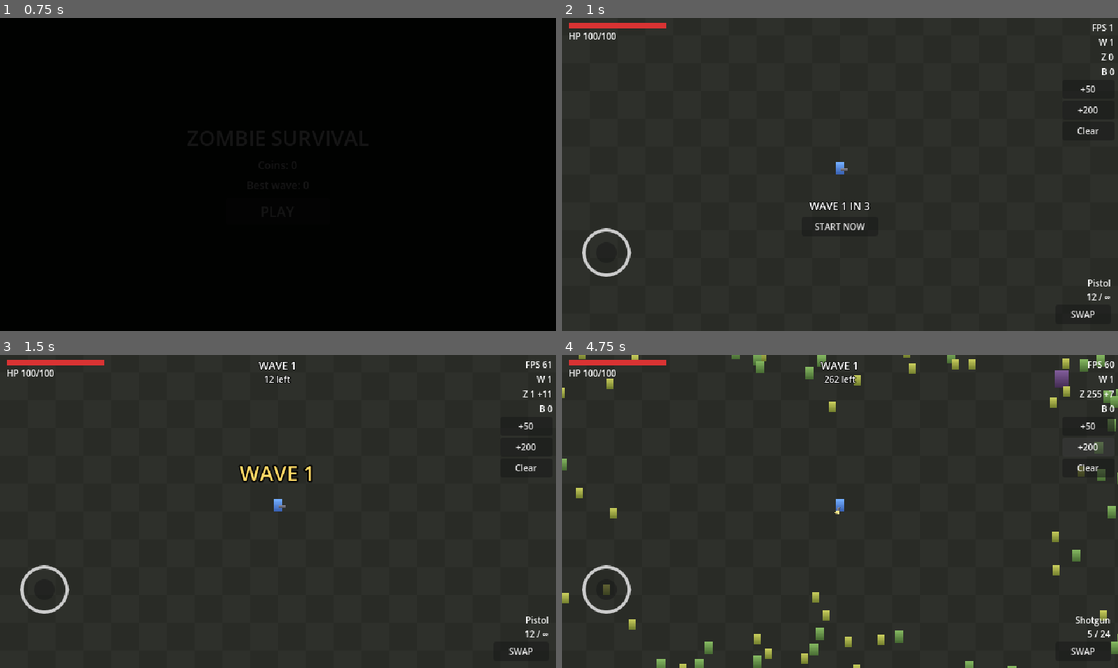
Above: before the commit, frames 1-4 (two rows, left to right).
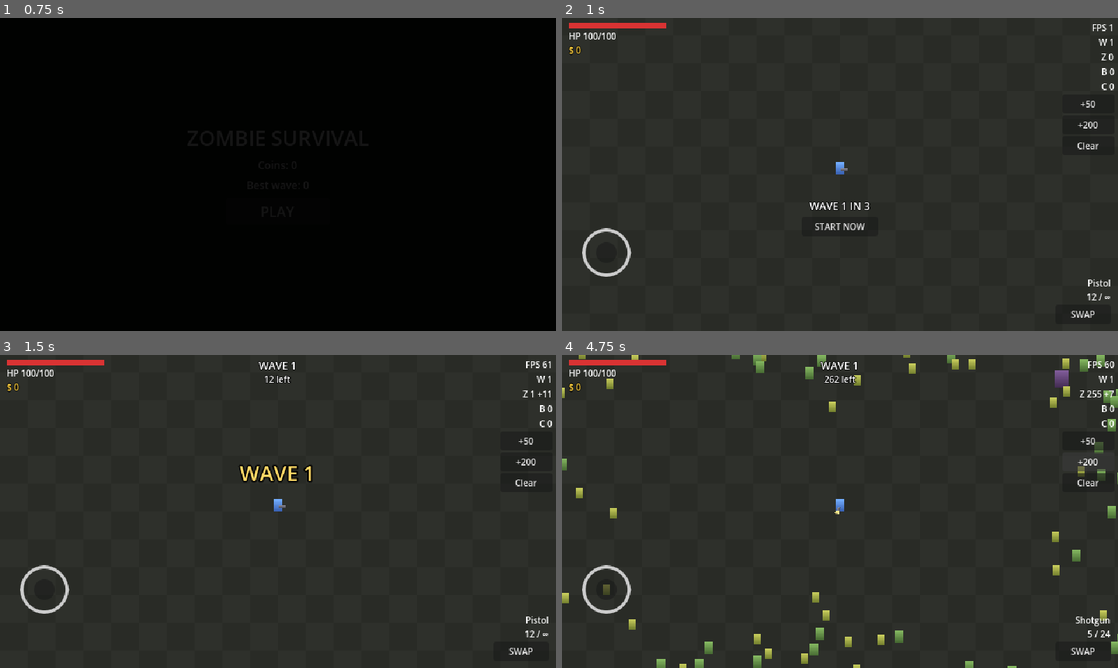
Above: after the commit, the same moments.

Repository: Tin542/ZombieSurvivalGame
Game: Godot game, scene res://scenes/main_menu/main_menu.tscn
Same seed, same stepped clock (60 frames per second), same inputs: the game is played once before the commit and once after it.
Inputs:
- Up to frame 1 (0.75 s): click "PLAY" at 0.5 s
- Up to frame 2 (1 s): no input
- Up to frame 3 (1.5 s): click "START NOW" at 1.25 s
- Up to frame 4 (4.75 s): click "SWAP" at 2 s; click "+50" at 2.75 s; click "+200" at 3.5 s; hold D (move_right) from 4.28 s (still down); hold Q (switch_weapon) from 4.28 s (still down)

Frame 1 is identical in both runs. In frame 2, 0.3% of the frame differs, in the area x 1-100%, y 8-42%; in frame 3, 0.3%; in frame 4, 0.4%.

Commit message:
[Phase 9] - Coin + Money

Diff:
--- /dev/null
+++ b/scenes/pickups/coin_manager.gd
@@ -0,0 +1,143 @@
+class_name CoinManager
+extends Node2D
+## Coin drops, simulated over packed arrays and drawn in a single _draw call
+## (no node per coin). Coins rest where they dropped until the target comes
+## within magnet_radius, then home in with growing speed and are collected.
+## Collected value leaves as the `collected` signal; this node never touches
+## run state. Keep this node at the origin, like ZombieManager.
+
+## Coins picked up this tick, summed.
+signal collected(amount: int)
+
+## Drops worth at least this are drawn as a bigger coin.
+const BIG_VALUE := 5
+const BOB_SPEED := 5.0
+const OUTLINE := Color(0.25, 0.15, 0.0)
+
+@export var max_coins: int = 512
+## Shop upgrade hook: distance at which resting coins start homing.
+@export var magnet_radius: float = 40.0
+@export var pickup_radius: float = 6.0
+@export var home_speed: float = 60.0
+@export var home_accel: float = 500.0
+## Drops land up to this far from the kill so piles don't stack on one pixel.
+@export var drop_scatter: float = 4.0
+@export var color := Color(1.0, 0.8, 0.2)
+@export var big_color := Color(1.0, 0.95, 0.55)
+
+## What coins home in on. Null = coins stay put and nothing is collected.
+var target: Node2D
+
+var _bounds: Rect2
+var _count := 0
+var _pos := PackedVector2Array()
+var _value := PackedInt32Array()
+## 0 while resting, otherwise current homing speed.
+var _speed := PackedFloat32Array()
+var _time := 0.0
+var _drawn_count := 0
+var _rng := RandomNumberGenerator.new()
+
+
+func setup(bounds: Rect2) -> void:
+	_bounds = bounds
+	_pos.resize(max_coins)
+	_value.resize(max_coins)
+	_speed.resize(max_coins)
+
+
+## Drops a coin worth `value` at `world_position`. When the pool is full the
+## value is awarded at once instead, so money is never lost.
+func spawn(world_position: Vector2, value: int) -> void:
+	if value <= 0:
+		return
+	if _count >= max_coins:
+		collected.emit(value)
+		return
+	var i := _count
+	_count += 1
+	var at := to_local(world_position) + Vector2(
+		_rng.randf_range(-drop_scatter, drop_scatter),
+		_rng.randf_range(-drop_scatter, drop_scatter))
+	_pos[i] = at.clamp(_bounds.position, _bounds.end)
+	_value[i] = value
+	_speed[i] = 0.0
+
+
+## Sends every coin on the ground to the target (e.g. when a wave is cleared).
+func collect_all() -> void:
+	for i in _count:
+		if _speed[i] == 0.0:
+			_speed[i] = home_speed
+
+
+func active_count() -> int:
+	return _count
+
+
+func clear() -> void:
+	_count = 0
+	queue_redraw()
+
+
+func _physics_process(delta: float) -> void:
+	_time += delta
+	if _count == 0:
+		if _drawn_count > 0:
+			queue_redraw()
+		return
+	queue_redraw()
+	if target == null:
+		return
+
+	var target_pos := to_local(target.global_position)
+	var magnet_sq := magnet_radius * magnet_radius
+	var pickup_sq := pickup_radius * pickup_radius
+	var total := 0
+	var i := 0
+	while i < _count:
+		var p := _pos[i]
+		var d2 := p.distance_squared_to(target_pos)
+		var speed := _speed[i]
+		if speed == 0.0 and d2 <= magnet_sq:
+			speed = home_speed
+		if speed > 0.0:
+			speed += home_accel * delta
+			_speed[i] = speed
+			var dist := sqrt(d2)
+			var step := speed * delta
+			if dist > step + pickup_radius:
+				_pos[i] = p + (target_pos - p) * (step / dist)
+				i += 1
+				continue
+		elif d2 > pickup_sq:
+			i += 1
+			continue
+		total += _value[i]
+		_remove_at(i)
+
+	if total > 0:
+		collected.emit(total)
+
+
+func _draw() -> void:
+	_drawn_count = _count
+	for i in _count:
+		var big := _value[i] >= BIG_VALUE
+		var size := 4.0 if big else 3.0
+		# Resting coins bob a pixel; homing ones fly straight.
+		var bob := 0.0
+		if _speed[i] == 0.0:
+			bob = roundf(sin(_time * BOB_SPEED + float(i)) * 0.5 - 0.5)
+		var top_left := (_pos[i] + Vector2(-size * 0.5, -size - 1.0 + bob)).round()
+		draw_rect(Rect2(top_left - Vector2.ONE, Vector2(size + 2.0, size + 2.0)), OUTLINE)
+		draw_rect(Rect2(top_left, Vector2(size, size)), big_color if big else color)
+
+
+func _remove_at(i: int) -> void:
+	var last := _count - 1
+	if i != last:
+		_pos[i] = _pos[last]
+		_value[i] = _value[last]
+		_speed[i] = _speed[last]
+	_count = last
--- a/scenes/run/run.gd
+++ b/scenes/run/run.gd
@@ -5,7 +5,8 @@
 ## Physics order within a tick (process_physics_priority): WaveDirector (-30)
 ## advances the wave loop, Spawner (-20) adds zombies, Zombies (-10) move and
 ## rebuild the grid, then Player and its components (0) aim and fire, then
-## Projectiles (10) resolve hits against fresh positions.
+## Projectiles (10) resolve hits against fresh positions, then Coins (20)
+## home in on the player and get collected.
 
 ## Debug overlay bursts use at least this wave, so every zombie type shows up.
 const DEBUG_BURST_MIN_WAVE := 10
@@ -27,6 +28,7 @@
 @onready var _spawner: ZombieSpawner = $Spawner
 @onready var _player: Player = $World/Player
 @onready var _projectiles: ProjectileManager = $Projectiles
+@onready var _coins: CoinManager = $Coins
 @onready var _hud: Hud = $HUD
 @onready var _game_over: GameOverScreen = $GameOver
 
@@ -60,6 +62,12 @@
 	_projectiles.setup(bounds)
 	_projectiles.zombies = _zombies
 
+	_coins.setup(bounds)
+	_coins.target = _player
+	_coins.collected.connect(state.add_coins)
+	state.coins_changed.connect(_hud.set_coins)
+	_hud.set_coins(state.coins)
+
 	var weapons := _player.weapons
 	_player.aim.zombies = _zombies
 	weapons.projectile_requested.connect(_projectiles.spawn)
@@ -91,6 +99,7 @@
 	overlay.spawner = _spawner
 	overlay.run_state = state
 	overlay.projectiles = _projectiles
+	overlay.coins = _coins
 	overlay.spawn_requested.connect(_debug_spawn)
 	overlay.clear_requested.connect(_zombies.clear)
 
@@ -108,13 +117,18 @@
 
 func _on_wave_cleared(_wave: int) -> void:
 	_hud.show_banner("WAVE CLEARED")
+	_coins.collect_all()
 
 
-func _on_zombie_killed(_position: Vector2, _def: ZombieDef) -> void:
+## `position` is in ZombieManager space, which matches world space (both at the origin).
+func _on_zombie_killed(position: Vector2, def: ZombieDef) -> void:
 	state.kills += 1
+	_coins.spawn(_zombies.to_global(position), def.coin_value)
 
 
 func _on_player_died() -> void:
+	# Coins still on the ground are lost; none can be collected after banking.
+	_coins.target = null
 	_director.stop()
 	_hud.hide_break()
 	# Commit results right away, so quitting during the delay loses nothing.
--- a/scenes/run/run.tscn
+++ b/scenes/run/run.tscn
@@ -15,6 +15,7 @@
 [ext_resource type="Resource" path="res://data/weapons/smg.tres" id="14_smg"]
 [ext_resource type="Resource" path="res://data/weapons/shotgun.tres" id="15_shotgun"]
 [ext_resource type="PackedScene" path="res://scenes/ui/game_over.tscn" id="16_game_over"]
+[ext_resource type="Script" path="res://scenes/pickups/coin_manager.gd" id="17_coins"]
 
 [node name="Run" type="Node2D"]
 script = ExtResource("1_run")
@@ -32,6 +33,10 @@
 
 [node name="Arena" type="Node2D" parent="."]
 script = ExtResource("2_arena")
+
+[node name="Coins" type="Node2D" parent="."]
+process_physics_priority = 20
+script = ExtResource("17_coins")
 
 [node name="World" type="Node2D" parent="."]
 y_sort_enabled = true
--- a/scenes/ui/debug_overlay.gd
+++ b/scenes/ui/debug_overlay.gd
@@ -10,6 +10,7 @@
 var zombies: ZombieManager
 var spawner: ZombieSpawner
 var projectiles: ProjectileManager
+var coins: CoinManager
 var run_state: RunState
 
 var _stats_timer := 0.0
@@ -40,4 +41,6 @@
 		text += " +%d" % spawner.pending_count()
 	if projectiles != null:
 		text += "\nB %d" % projectiles.active_count()
+	if coins != null:
+		text += "\nC %d" % coins.active_count()
 	_stats.text = text
--- a/scenes/ui/hud.gd
+++ b/scenes/ui/hud.gd
@@ -22,6 +22,7 @@
 
 @onready var _hp_bar: ProgressBar = %HpBar
 @onready var _hp_label: Label = %HpLabel
+@onready var _coin_label: Label = %CoinLabel
 @onready var _weapon_label: Label = %WeaponLabel
 @onready var _ammo_label: Label = %AmmoLabel
 @onready var _switch_button: Button = %SwitchButton
@@ -48,6 +49,10 @@
 	_hp_bar.max_value = max_hp
 	_hp_bar.value = hp
 	_hp_label.text = "HP %d/%d" % [ceili(hp), ceili(max_hp)]
+
+
+func set_coins(coins: int) -> void:
+	_coin_label.text = "$ %d" % coins
 
 
 ## Red screen-edge flash. Hits while it is still bright don't restart it, so a
--- a/scenes/ui/hud.tscn
+++ b/scenes/ui/hud.tscn
@@ -63,6 +63,15 @@
 layout_mode = 2
 theme_override_font_sizes/font_size = 10
 text = "HP"
+
+[node name="CoinLabel" type="Label" parent="TopBar/VBox"]
+unique_name_in_owner = true
+layout_mode = 2
+theme_override_colors/font_color = Color(1, 0.82, 0.25, 1)
+theme_override_colors/font_outline_color = Color(0, 0, 0, 1)
+theme_override_constants/outline_size = 3
+theme_override_font_sizes/font_size = 10
+text = "$ 0"
 
 [node name="WeaponPanel" type="VBoxContainer" parent="."]
 anchors_preset = 3
--- /dev/null
+++ b/tests/coin_test.gd
@@ -0,0 +1,100 @@
+extends SceneTree
+## Headless checks for money: kill drops, magnet pickup, wave-clear vacuum,
+## full-pool fallback, no pickup after death, and drop cost at a full pool.
+## Run: godot --headless --path . --fixed-fps 60 -s res://tests/coin_test.gd
+## Exits with code 1 if any check fails. The real save is restored afterwards.
+
+const RUN_SCENE := "res://scenes/run/run.tscn"
+const WALKER := preload("res://data/zombies/walker.tres")
+const BRUTE := preload("res://data/zombies/brute.tres")
+
+var _failures := 0
+
+
+func _initialize() -> void:
+	await process_frame  # let SaveService load
+	var save_service: Node = root.get_node("SaveService")
+	var backup: Dictionary = save_service.data.to_dict()
+
+	var run: Node = load(RUN_SCENE).instantiate()
+	root.add_child(run)
+	var player: Player = run.get_node("World/Player")
+	var zombies: ZombieManager = run.get_node("World/Zombies")
+	var coins: CoinManager = run.get_node("Coins")
+	var director: WaveDirector = run.get_node("WaveDirector")
+	var hud: Hud = run.get_node("HUD")
+	await process_frame
+	director.stop()  # the test spawns everything itself
+	player.weapons.set_physics_process(false)
+	player.health.set_max_hp(1e9)
+	var home := player.global_position
+
+	# --- Kill drops a coin worth coin_value where the zombie died ----------
+	var far := home + Vector2(150, 0)
+	zombies.spawn_at(BRUTE, far)
+	zombies.target = null  # keep it still
+	zombies.damage(0, 1e9)
+	_check(coins.active_count() == 1, "kill drops one coin")
+	_check(run.state.kills == 1, "kill counted")
+	await _frames(30)
+	_check(coins.active_count() == 1 and run.state.coins == 0, "far coin rests, not collected")
+
+	# --- Walking into magnet range collects it -----------------------------
+	player.global_position = far + Vector2(-20, 0)
+	await _frames(30)
+	_check(coins.active_count() == 0, "coin homes in and is picked up")
+	_check(run.state.coins == BRUTE.coin_value, "coin value added to run (%d)" % run.state.coins)
+	_check(hud.get_node("%CoinLabel").text == "$ %d" % BRUTE.coin_value, "HUD shows coins")
+	player.global_position = home
+
+	# --- Wave clear vacuums every coin on the ground -----------------------
+	var before: int = run.state.coins
+	for k in 20:
+		coins.spawn(home + Vector2(200, -100 + k * 10), 1)
+	await _frames(10)
+	_check(coins.active_count() == 20, "20 coins resting far away")
+	director.wave_cleared.emit(1)
+	await _frames(120)
+	_check(coins.active_count() == 0, "wave clear collects all coins")
+	_check(run.state.coins == before + 20, "all 20 counted")
+
+	# --- Full pool awards at once ------------------------------------------
+	before = run.state.coins
+	var far_corner := home + Vector2(250, 150)
+	for k in coins.max_coins:
+		coins.spawn(far_corner, 1)
+	coins.spawn(far_corner, 7)
+	await _frames(1)
+	_check(coins.active_count() == coins.max_coins, "pool full")
+	_check(run.state.coins == before + 7, "overflow drop awarded directly")
+
+	# --- Drawing a full pool -----------------------------------------------
+	var t0 := Time.get_ticks_usec()
+	for k in 60:
+		await process_frame
+	print("  info full-pool frame avg: %.3f ms" % ((Time.get_ticks_usec() - t0) / 60000.0))
+
+	# --- Nothing collected after death -------------------------------------
+	coins.clear()
+	coins.spawn(home, 3)
+	player.health.set_max_hp(1.0)
+	player.health.take_damage(10.0)
+	before = run.state.coins
+	await _frames(30)
+	_check(run.state.coins == before and coins.active_count() == 1, "no pickup after death")
+
+	save_service.data = SaveData.from_dict(backup)
+	save_service.save()
+	print("FAILURES: %d" % _failures)
+	quit(1 if _failures > 0 else 0)
+
+
+func _frames(count: int) -> void:
+	for i in count:
+		await physics_frame
+
+
+func _check(condition: bool, label: String) -> void:
+	print(("  ok   " if condition else "  FAIL ") + label)
+	if not condition:
+		_failures += 1
Not shown, added: scenes/pickups/coin_manager.gd.uid
Not shown, added: tests/coin_test.gd.uid
Not shown, changed: docs/ARCHITECTURE.md
Not shown, changed: docs/ROADMAP.md
